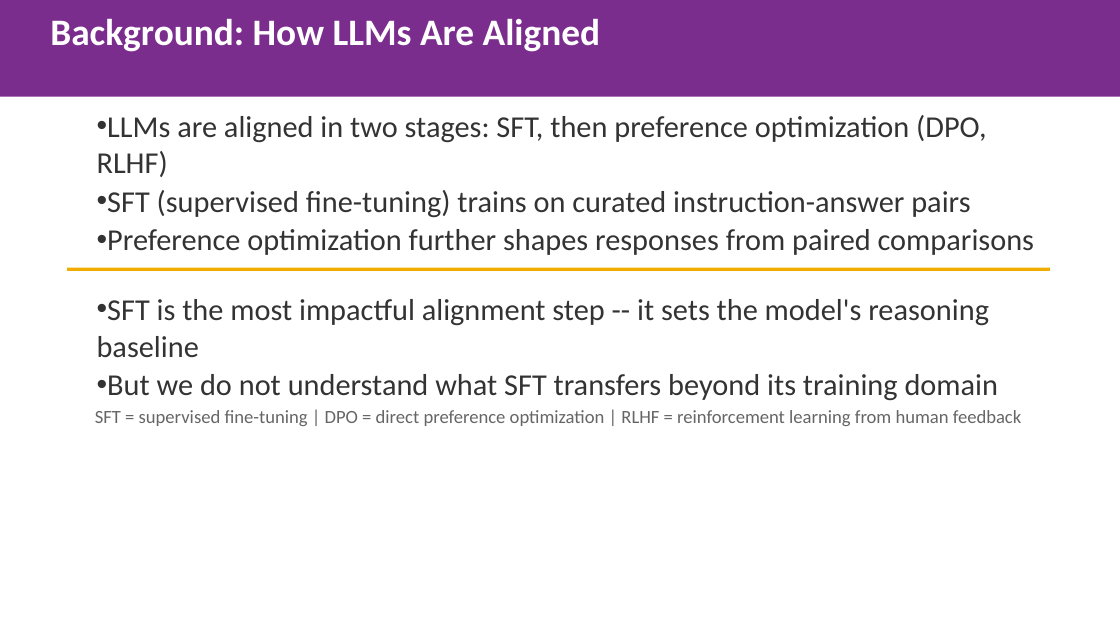
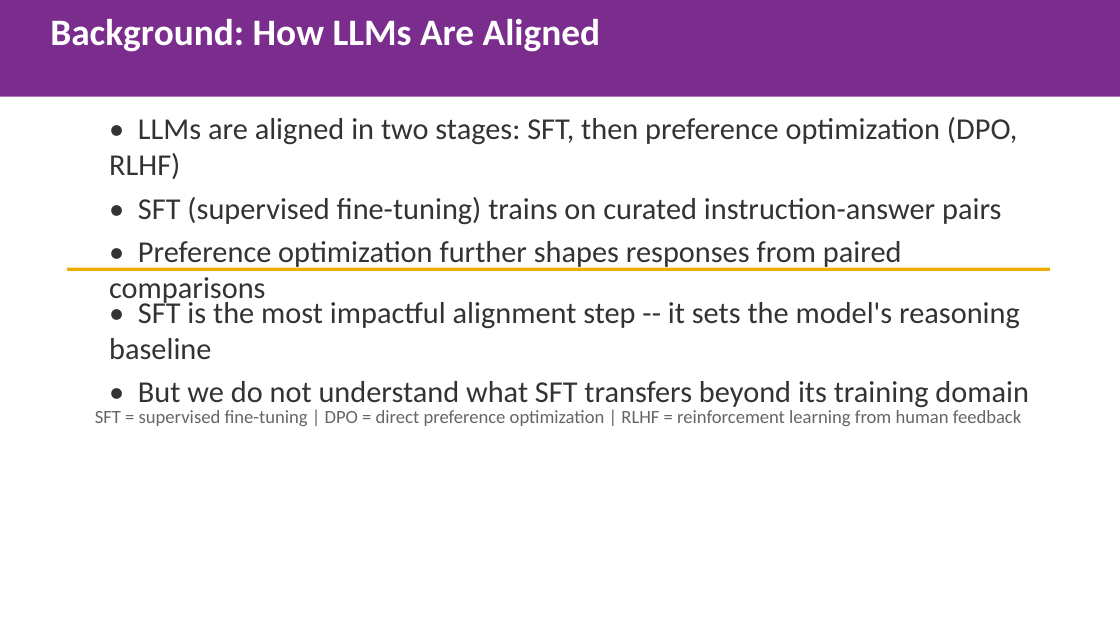
Before and after one commit to gbangban/ai-ideology-study, a slide deck: slide 2 of paper/iclr2026/iclr2026_spotlight.pptx. Drawn at 1120x630 pixels with LibreOffice and Linux fonts; fonts in the diff are those of the drawing. Boxes give left, top, right and bottom in pixels: in the first picture for what was removed or moved away, otherwise in the second. Text is boxed around its words. In the diff, an @@ line names an element or a change of style, - is before the commit and + after.

```diff
--- a/paper/iclr2026/iclr2026_spotlight.pptx
+++ b/paper/iclr2026/iclr2026_spotlight.pptx
@@ text at [109,117,1017,306]: text changed @@
-• LLMs are aligned in two stages: SFT, then preference optimization (DPO, RLHF)
-• SFT (supervised fine-tuning) trains on curated instruction-answer pairs
-• Preference optimization further shapes responses from paired comparisons
+• LLMs are aligned in two stages: SFT, then preference optimization (DPO, RLHF)
+• SFT (supervised fine-tuning) trains on curated instruction-answer pairs
+• Preference optimization further shapes responses from paired comparisons
@@ text at [109,297,1029,410]: text changed @@
-• SFT is the most impactful alignment step -- it sets the model's reasoning baseline
-• But we do not understand what SFT transfers beyond its training domain
+• SFT is the most impactful alignment step -- it sets the model's reasoning baseline
+• But we do not understand what SFT transfers beyond its training domain
```
Also in this commit, not shown: 7 other slides changed, 1 other file.
